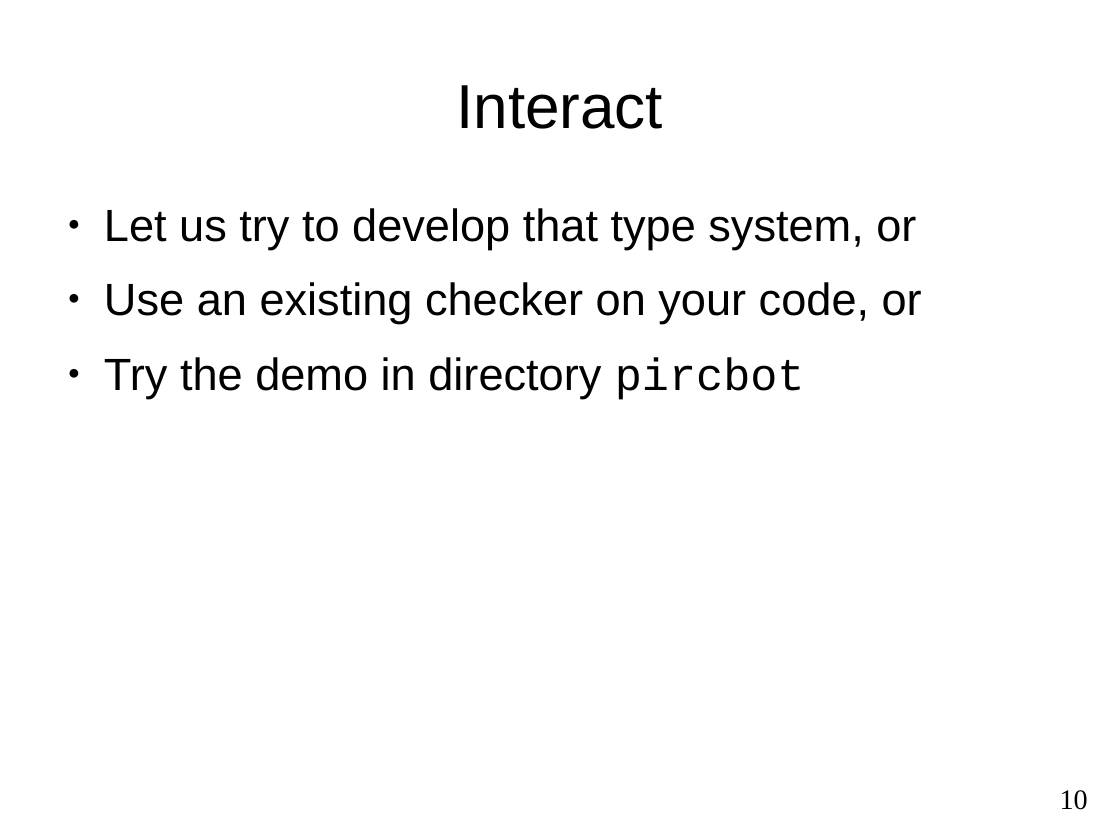
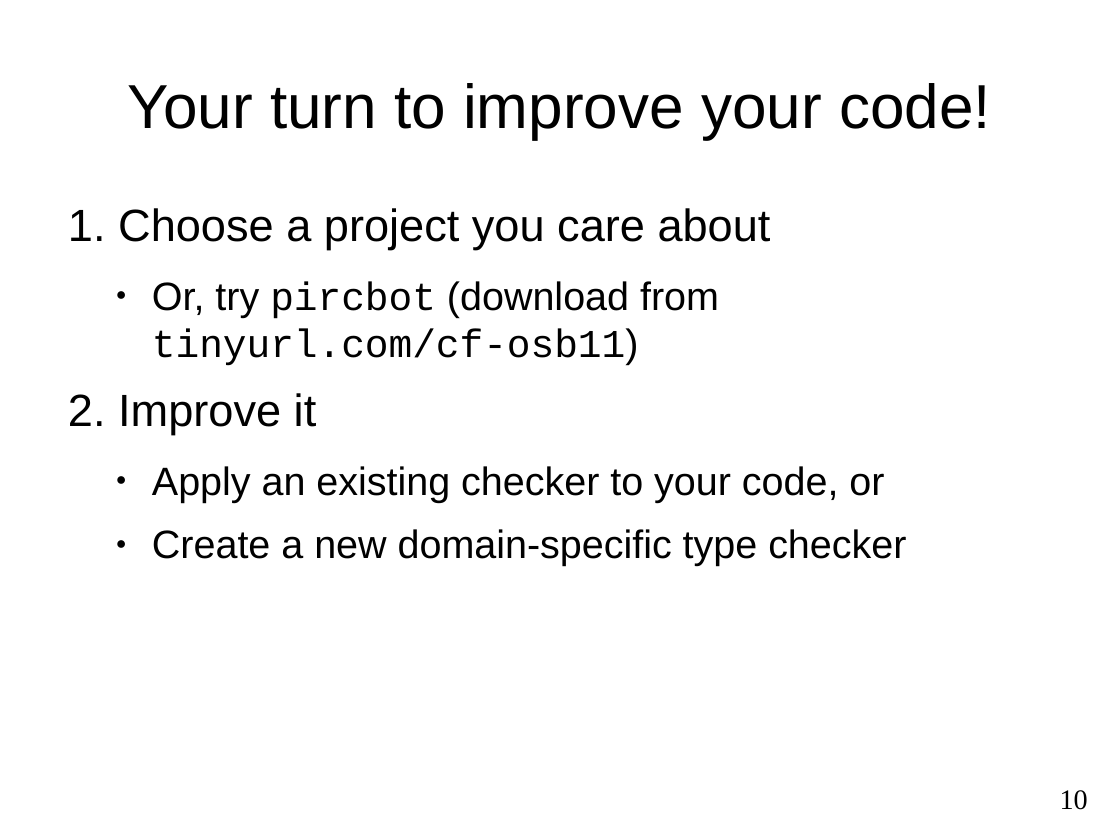
Before and after one commit to reprogrammer/checker-framework, a slide deck: slide 10 of demos/2011-OSBridge/usage.odp. Drawn at 1120x840 pixels with LibreOffice and Linux fonts; fonts in the diff are those of the drawing. Boxes give left, top, right and bottom in pixels: in the first picture for what was removed or moved away, otherwise in the second. Text is boxed around its words. In the diff, an @@ line names an element or a change of style, - is before the commit and + after.

```diff
--- a/demos/2011-OSBridge/usage.odp
+++ b/demos/2011-OSBridge/usage.odp
@@ title at bbox=[128, 83, 991, 139]: text changed @@
-Interact
+Your turn to improve your code!
@@ text at bbox=[118, 208, 906, 566]: text changed; size 32 to 28 pt @@
-● Let us try to develop that type system, or
-● Use an existing checker on your code, or
-● Try the demo in directory pircbot
+1. Choose a project you care about
+  ● Or, try pircbot (download from tinyurl.com/cf-osb11)
+2. Improve it
+  ● Apply an existing checker to your code, or
+  ● Create a new domain-specific type checker
```
Also in this commit, not shown: 4 other slides changed, 2 other files.
